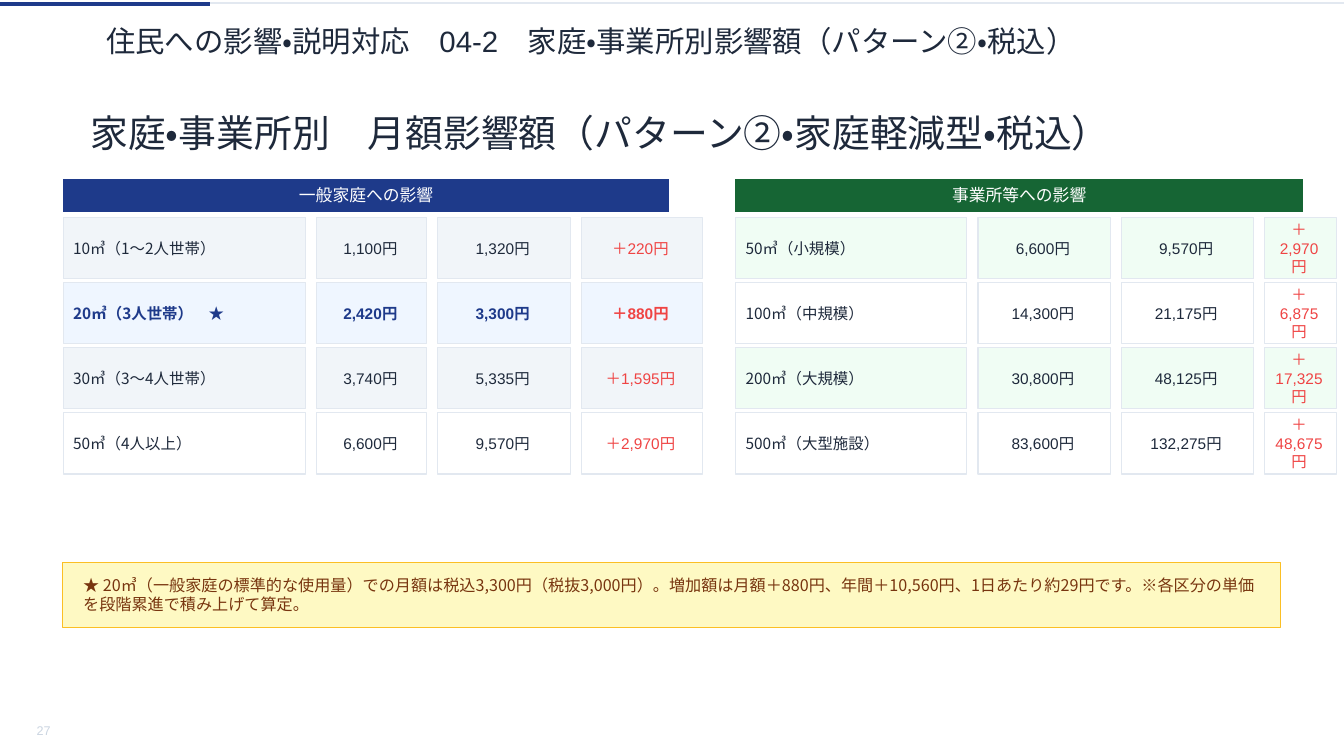
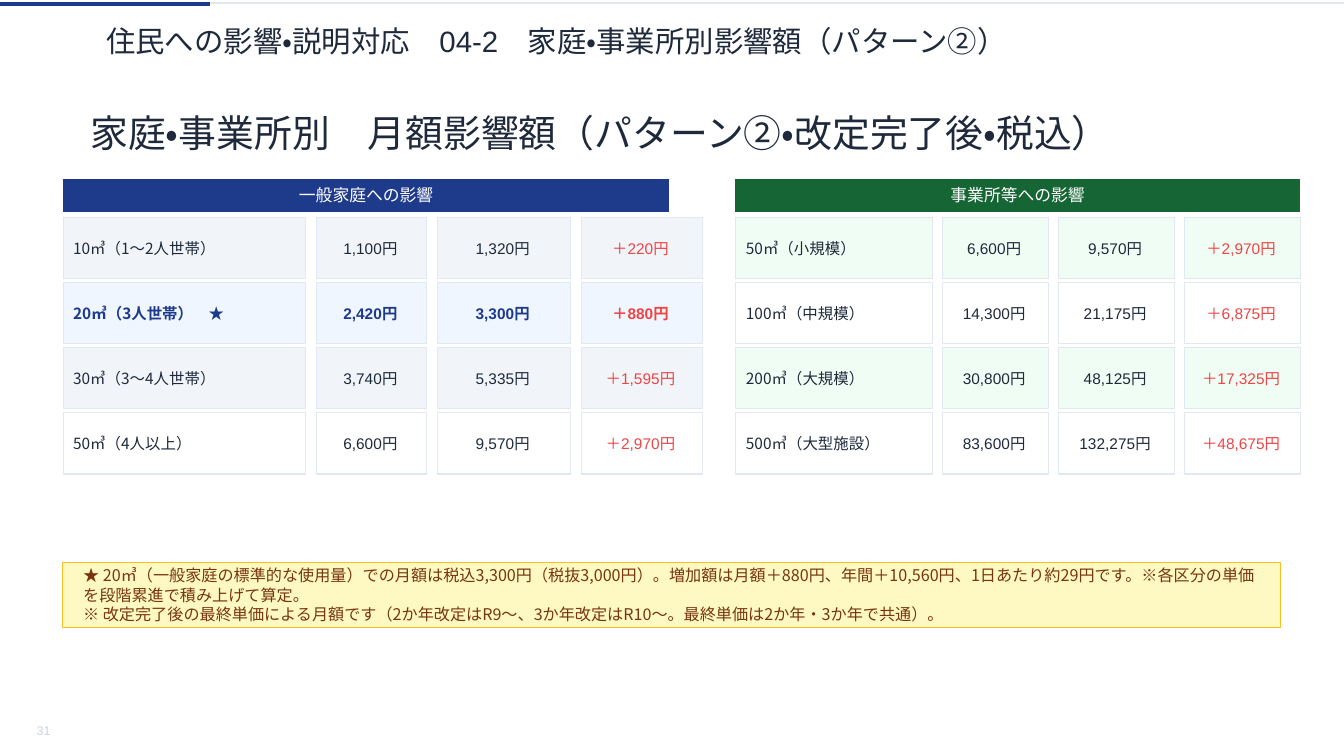
Before and after one commit to ryowakayama-gif/repository, a slide deck: slide 31 of rokko_sewage_council/output/六戸町_第2回審議会資料.pptx (slide 27 before the commit). Drawn at 1344x756 pixels with LibreOffice and Linux fonts; fonts in the diff are those of the drawing. Boxes give left, top, right and bottom in pixels: in the first picture for what was removed or moved away, otherwise in the second. Text is boxed around its words. In the diff, an @@ line names an element or a change of style, - is before the commit and + after.

```diff
--- a/rokko_sewage_council/output/六戸町_第2回審議会資料.pptx
+++ b/rokko_sewage_council/output/六戸町_第2回審議会資料.pptx
@@ text in freeform shape at bbox=[106, 27, 1007, 55]: text changed @@
-住民への影響・説明対応 04-2 家庭・事業所別影響額（パターン②・税込）
+住民への影響・説明対応 04-2 家庭・事業所別影響額（パターン②）
@@ text in freeform shape at bbox=[90, 115, 1110, 151]: text changed @@
-家庭・事業所別 月額影響額（パターン②・家庭軽減型・税込）
+家庭・事業所別 月額影響額（パターン②・改定完了後・税込）
@@ freeform shape "事業所等への影響" at bbox=[736, 178, 1301, 212]: outline redrawn @@
@@ freeform shape "50㎥（小規模）": place and size @@
-freeform shape "50㎥（小規模）" at bbox=[736, 217, 968, 278]
+freeform shape "50㎥（小規模）" at bbox=[736, 217, 933, 278]
@@ freeform shape "6,600円": place and size @@
-freeform shape "6,600円" at bbox=[978, 217, 1110, 278]
+freeform shape "6,600円" at bbox=[943, 217, 1049, 278]
@@ freeform shape "9,570円": place and size @@
-freeform shape "9,570円" at bbox=[1121, 217, 1253, 278]
+freeform shape "9,570円" at bbox=[1059, 217, 1175, 278]
@@ freeform shape "＋2,970円": place and size @@
-freeform shape "＋2,970円" at bbox=[1265, 217, 1337, 278]
+freeform shape "＋2,970円" at bbox=[1185, 217, 1301, 278]
@@ freeform shape "100㎥（中規模）": place and size @@
-freeform shape "100㎥（中規模）" at bbox=[736, 282, 968, 344]
+freeform shape "100㎥（中規模）" at bbox=[736, 282, 933, 344]
@@ freeform shape "14,300円": place and size @@
-freeform shape "14,300円" at bbox=[978, 282, 1110, 344]
+freeform shape "14,300円" at bbox=[943, 282, 1049, 344]
@@ freeform shape "21,175円": place and size @@
-freeform shape "21,175円" at bbox=[1121, 282, 1253, 344]
+freeform shape "21,175円" at bbox=[1059, 282, 1175, 344]
@@ freeform shape "＋6,875円": place and size @@
-freeform shape "＋6,875円" at bbox=[1265, 282, 1337, 344]
+freeform shape "＋6,875円" at bbox=[1185, 282, 1301, 344]
@@ freeform shape "200㎥（大規模）": place and size @@
-freeform shape "200㎥（大規模）" at bbox=[736, 347, 968, 408]
+freeform shape "200㎥（大規模）" at bbox=[736, 347, 933, 408]
@@ freeform shape "30,800円": place and size @@
-freeform shape "30,800円" at bbox=[978, 347, 1110, 408]
+freeform shape "30,800円" at bbox=[943, 347, 1049, 408]
@@ freeform shape "48,125円": place and size @@
-freeform shape "48,125円" at bbox=[1121, 347, 1253, 408]
+freeform shape "48,125円" at bbox=[1059, 347, 1175, 408]
@@ freeform shape "＋17,325円": place and size @@
-freeform shape "＋17,325円" at bbox=[1265, 347, 1337, 408]
+freeform shape "＋17,325円" at bbox=[1185, 347, 1301, 408]
@@ freeform shape "500㎥（大型施設）": place and size @@
-freeform shape "500㎥（大型施設）" at bbox=[736, 412, 968, 474]
+freeform shape "500㎥（大型施設）" at bbox=[736, 412, 933, 474]
@@ freeform shape "83,600円": place and size @@
-freeform shape "83,600円" at bbox=[978, 412, 1110, 474]
+freeform shape "83,600円" at bbox=[943, 412, 1049, 474]
@@ freeform shape "132,275円": place and size @@
-freeform shape "132,275円" at bbox=[1121, 412, 1253, 474]
+freeform shape "132,275円" at bbox=[1059, 412, 1175, 474]
@@ freeform shape "＋48,675円": place and size @@
-freeform shape "＋48,675円" at bbox=[1265, 412, 1337, 474]
+freeform shape "＋48,675円" at bbox=[1185, 412, 1301, 474]
@@ text in freeform shape at bbox=[103, 606, 944, 622]: paragraph added @@
+※ 改定完了後の最終単価による月額です（2か年改定はR9〜、3か年改定はR10〜。最終単価は2か年・3か年で共通）。
@@ text in freeform shape at bbox=[37, 727, 51, 735]: text changed @@
-27
+31
```
Also in this commit, not shown: 19 other slides changed, 4 slides added, 3 other files.
